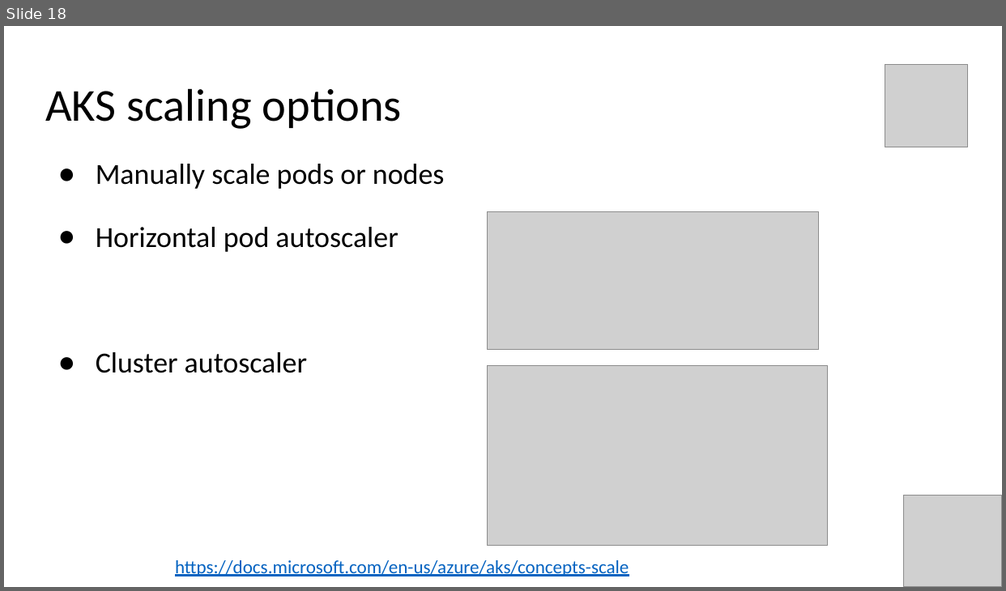
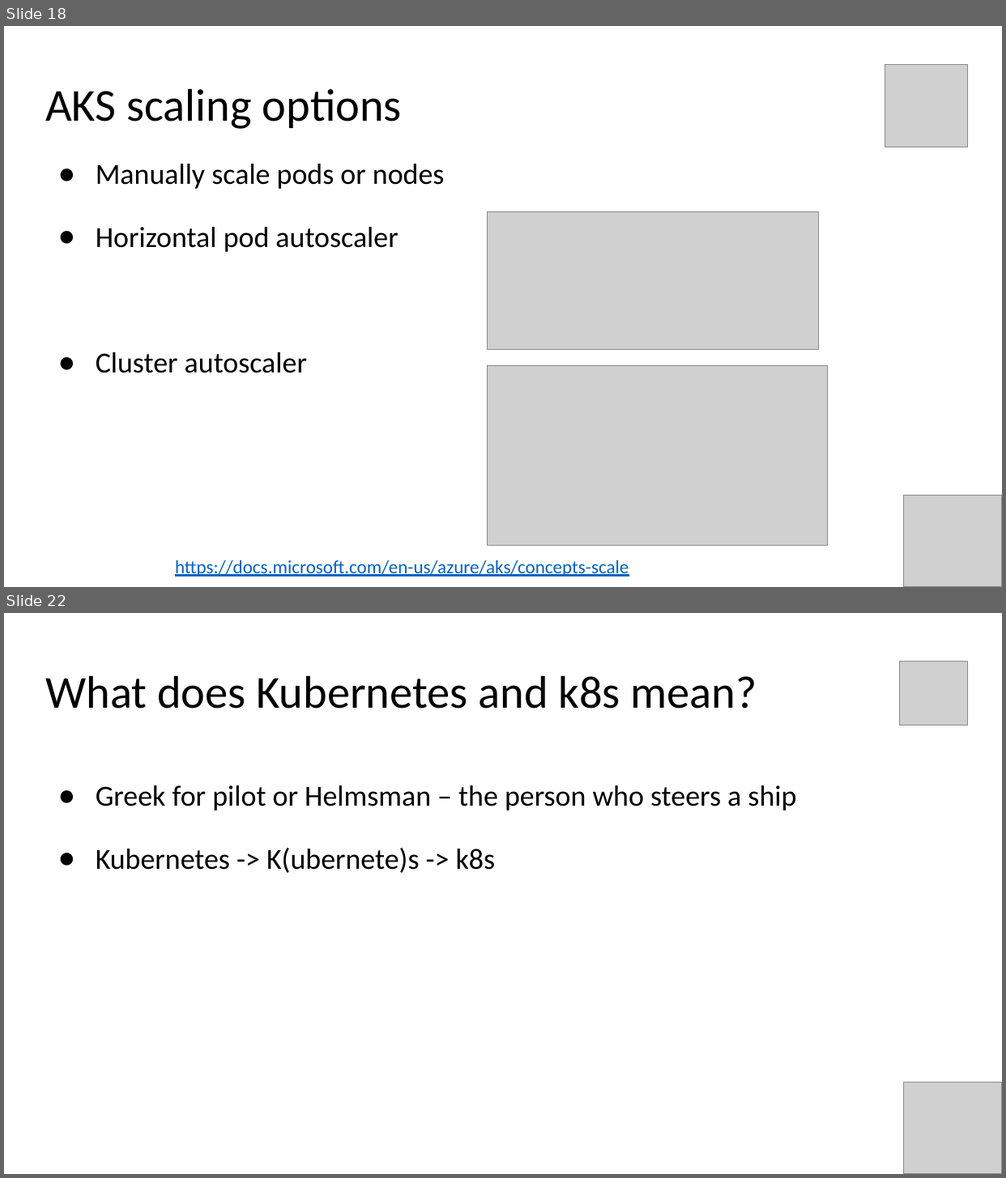
Before and after one commit to evgenyb/aks-workshops, a slide deck: 01-aks-and-k8s-101/slides/Introduction to AKS.pptx. Shown one above the other, each under a label of ours: slide 18 before the commit, slides 18 and 22 after it; the slides between them are not shown. The pictures are 1006x591 and 1006x1178 pixels, drawn with LibreOffice and Linux fonts; fonts in the diff are those of the drawing; grey boxes stand for pictures. Boxes give left, top, right and bottom in pixels: in the first picture for what was removed or moved away, otherwise in the second. Text is boxed around its words. In the diff, an @@ line names an element or a change of style, - is before the commit and + after.

Commit message:
Slides

```diff
--- a/01-aks-and-k8s-101/slides/Introduction to AKS.pptx
+++ b/01-aks-and-k8s-101/slides/Introduction to AKS.pptx
@@ slide 22 added at (x1=4, y1=613, x2=1002, y2=1174), background #FFFFFF @@
@@ title added at (x1=45, y1=675, x2=757, y2=709), 44 pt, text #000000 @@
+What does Kubernetes and k8s mean?
@@ picture added at (x1=899, y1=662, x2=968, y2=726) @@
@@ text added at (x1=96, y1=786, x2=796, y2=873), 28 pt, text #000000 @@
+● Greek for pilot or Helmsman – the person who steers a ship
+● Kubernetes -> K(ubernete)s -> k8s
@@ picture added at (x1=904, y1=1082, x2=1002, y2=1174) @@
```
Also in this commit, not shown: 1 slide changed, 14 other slides added, 2 other files.
